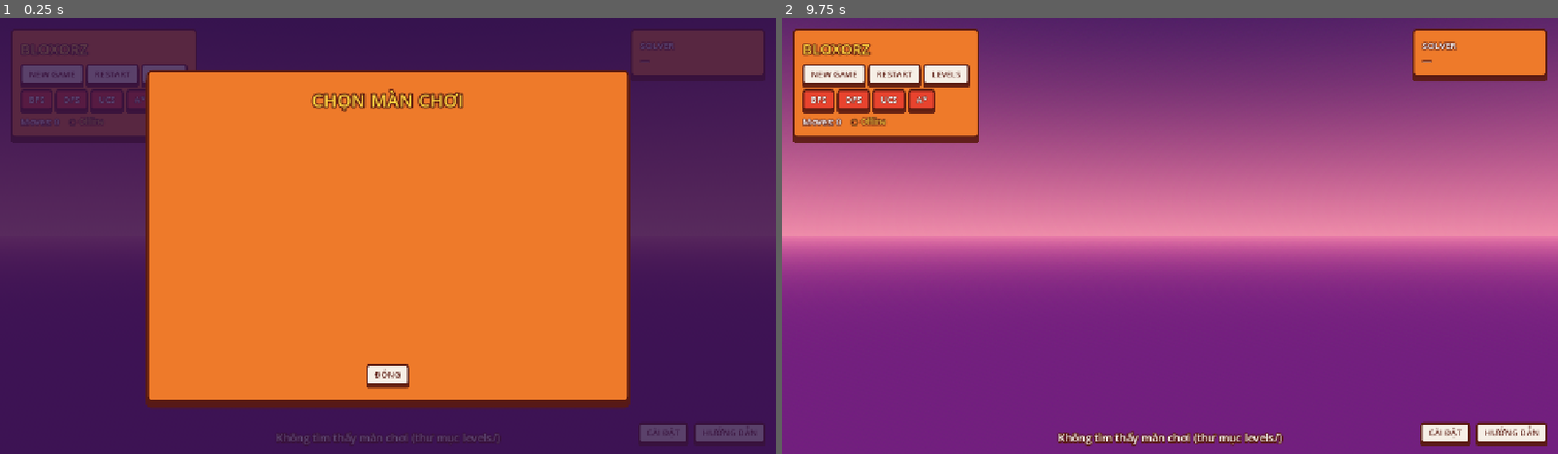
Above: before the commit, frames 1-2 (left to right).
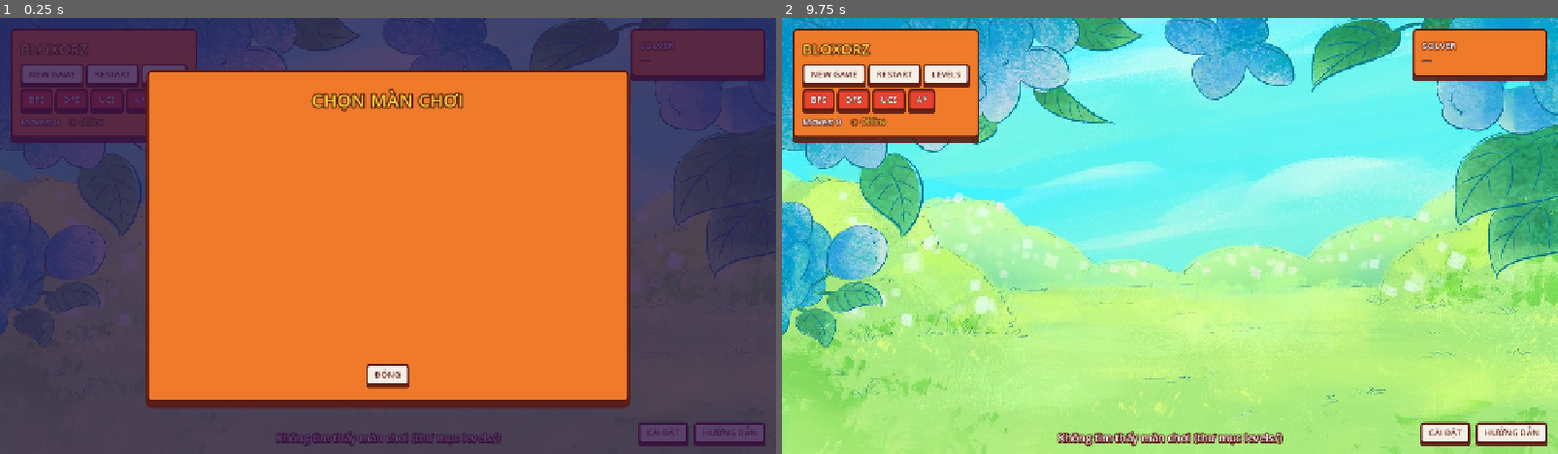
Above: after the commit, the same moments.

Repository: WuangWuang3906/Project1-Bloxorz-Solvers
Game: Godot game, scene res://main.tscn
Two runs of this game, one before a commit and one after it. Both use one fixed random seed, a clock stepped at 60 frames per second and the inputs below.
Inputs:
- Up to frame 1 (0.25 s): no input
- Up to frame 2 (9.75 s): click "NEW GAME" at 0.5 s; click "NEW GAME" at 1.25 s; click "RESTART" at 2 s; click "RESTART" at 2.75 s; click "RESTART" at 3.5 s; click "LEVELS" at 4.25 s; click "BFS" at 5 s; click "DFS" at 5.75 s; click "UCS" at 6.5 s; click "A*" at 7.25 s; click "CÀI ĐẶT" at 8 s; click "HƯỚNG DẪN" at 8.75 s; click "ĐÓNG" at 9.5 s

The runs differ from the first frame. In frame 1, 40% of the frame differs, in the area x 0-100%, y 0-100%; in frame 2, 90%.

Commit message:
(fix) Change background and switch color

Diff:
--- a/gui/main.tscn
+++ b/gui/main.tscn
@@ -1,6 +1,28 @@
-[gd_scene load_steps=2 format=3]
+[gd_scene format=3 uid="uid://cq7yuhk2apuue"]
 
-[ext_resource type="Script" path="res://scripts/main.gd" id="1"]
+[ext_resource type="Script" uid="uid://5kahnrduwlfc" path="res://scripts/main.gd" id="1"]
+[ext_resource type="Texture2D" uid="uid://bnig7ief8t6u0" path="res://Forest(2).jpg" id="2_0xm2m"]
 
-[node name="Main" type="Node3D"]
+[sub_resource type="Environment" id="Environment_0fv7b"]
+background_mode = 3
+background_canvas_max_layer = -1
+
+[node name="Main" type="Node3D" unique_id=1247901745]
 script = ExtResource("1")
+
+[node name="WorldEnvironment" type="WorldEnvironment" parent="." unique_id=1033161565]
+environment = SubResource("Environment_0fv7b")
+
+[node name="CanvasLayer" type="CanvasLayer" parent="." unique_id=1159331582]
+layer = -1
+
+[node name="TextureRect" type="TextureRect" parent="CanvasLayer" unique_id=888279281]
+texture_filter = 1
+anchors_preset = 15
+anchor_right = 1.0
+anchor_bottom = 1.0
+grow_horizontal = 2
+grow_vertical = 2
+texture = ExtResource("2_0xm2m")
+expand_mode = 1
+stretch_mode = 6
--- a/gui/project.godot
+++ b/gui/project.godot
@@ -1,5 +1,10 @@
 ; Engine configuration file.
-; Godot 4.7.2-stable (see gui/README.md).
+; It's best edited using the editor UI and not directly,
+; since the parameters that go here are not all obvious.
+;
+; Format:
+;   [section] ; section goes between []
+;   param=value ; assign values to parameters
 
 config_version=5
 
@@ -19,6 +24,5 @@
 
 [rendering]
 
+lights_and_shadows/directional_shadow/soft_shadow_filter_quality=3
 anti_aliasing/quality/msaa_3d=2
-lights_and_shadows/directional_shadow/size=4096
-lights_and_shadows/directional_shadow/soft_shadow_filter_quality=3
Binary file added: gui/Forest(2).jpg
Not shown, added: gui/Forest(2).jpg.import
